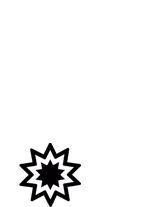
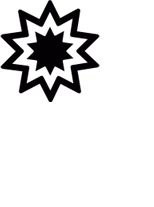
Two versions of the same layered image (w=154, h=207). Layer-by-layer changes:
showed "Layer 0 copy 2" over [0, 0, 100, 102]
hid "Layer 2" over [19, 143, 81, 207]
